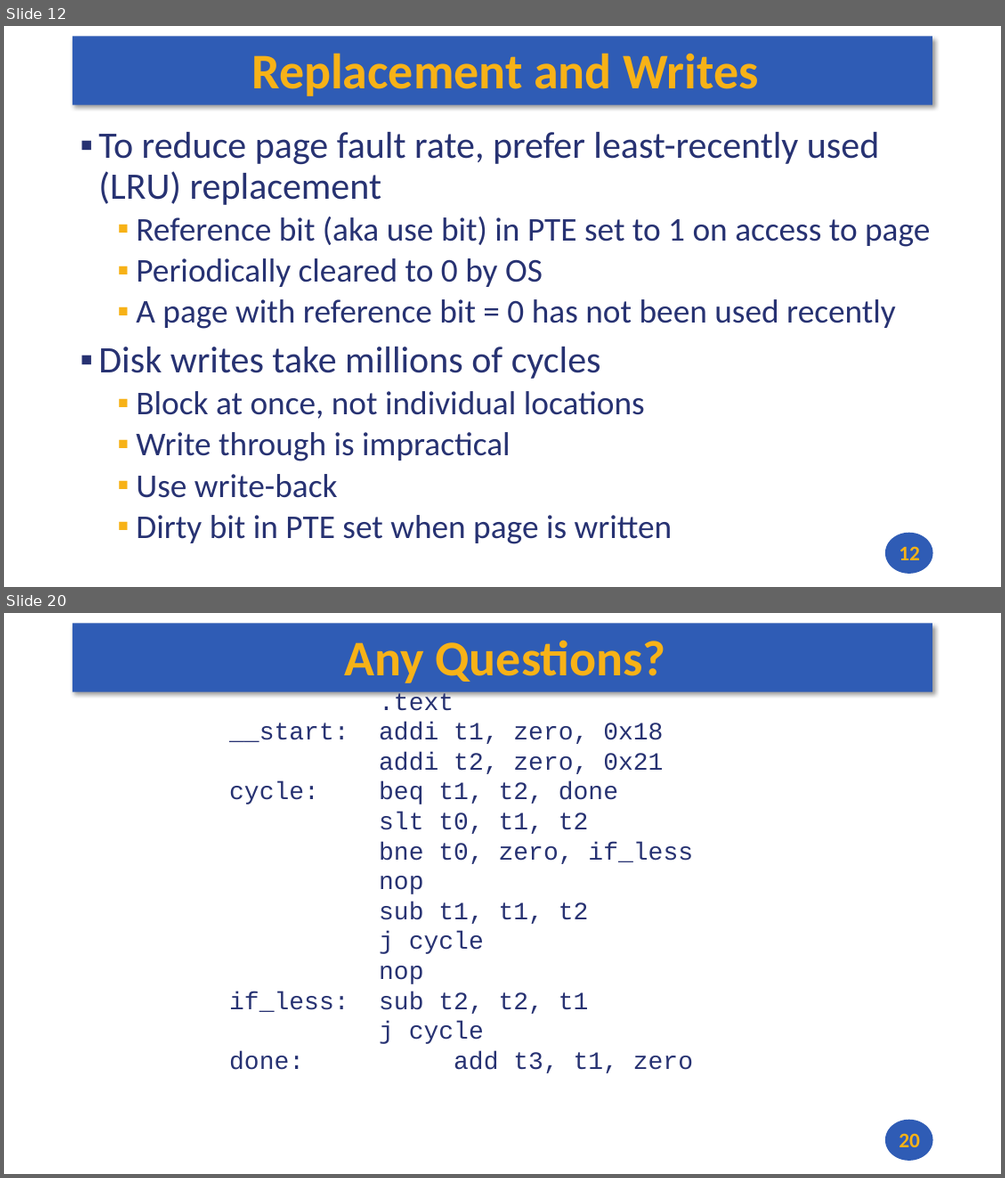
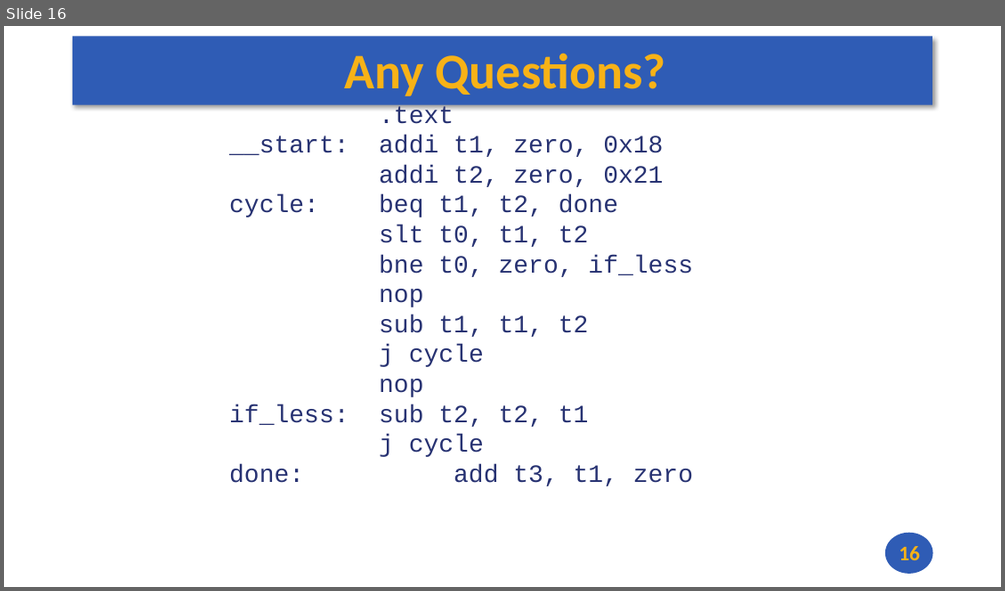
Before and after one commit to andrewt0301/hse-acos-course, a slide deck: docs/part1ca/13_DLP/CA_Lecture_13.pptx. Shown one above the other, each under a label of ours: slides 12 and 20 before the commit, slide 16 after it; the slides between them are not shown. The pictures are 1005x1178 and 1005x591 pixels, drawn with LibreOffice and Linux fonts; fonts in the diff are those of the drawing. Boxes give left, top, right and bottom in pixels: in the first picture for what was removed or moved away, otherwise in the second. Text is boxed around its words. In the diff, an @@ line names an element or a change of style, - is before the commit and + after.

```diff
--- a/docs/part1ca/13_DLP/CA_Lecture_13.pptx
+++ b/docs/part1ca/13_DLP/CA_Lecture_13.pptx
@@ slide 12 removed at bbox=[4, 26, 1001, 587], background #FFFFFF; not listed: 2 template elements that a slide beside it also shows @@
@@ title removed at bbox=[251, 53, 759, 96] @@
-Replacement and Writes
@@ text removed at bbox=[98, 132, 930, 544] @@
-▪ To reduce page fault rate, prefer least-recently used (LRU) replacement
-  ▪ Reference bit (aka use bit) in PTE set to 1 on access to page
-  ▪ Periodically cleared to 0 by OS
-  ▪ A page with reference bit = 0 has not been used recently
-▪ Disk writes take millions of cycles
-  ▪ Block at once, not individual locations
-  ▪ Write through is impractical
-  ▪ Use write-back
-  ▪ Dirty bit in PTE set when page is written
@@ page number removed at bbox=[898, 546, 920, 560] @@
-12
@@ what was slide 20 is now slide 16 @@
@@ page number at bbox=[898, 546, 920, 560]: text changed @@
-20
+16
```
Also in this commit, not shown: 1 slide changed, 14 slides added, 17 other slides removed, 1 other file.
